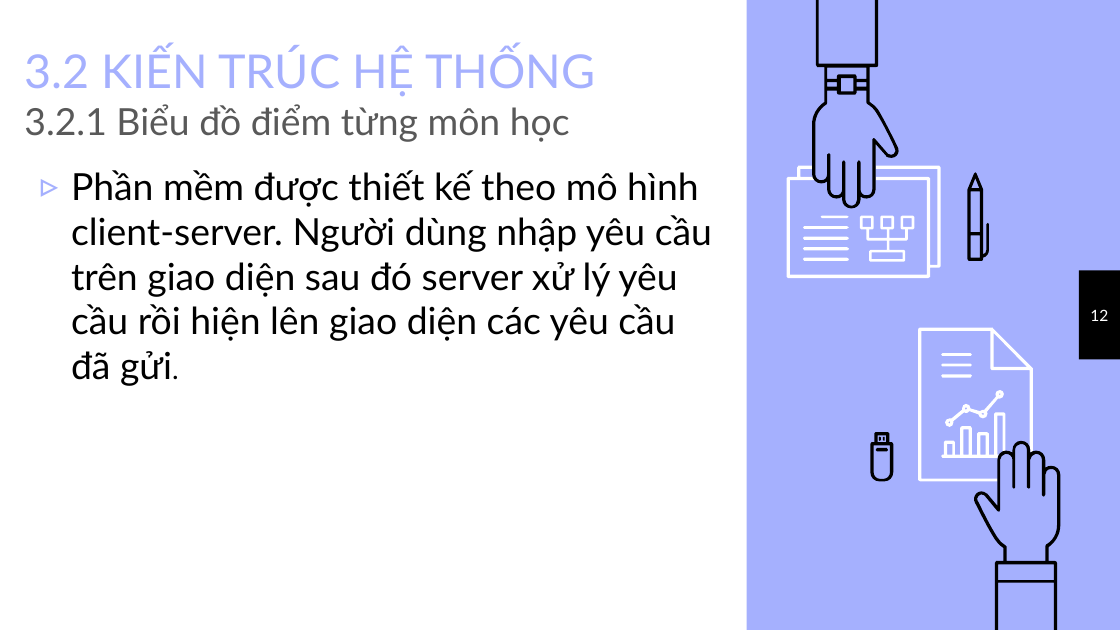
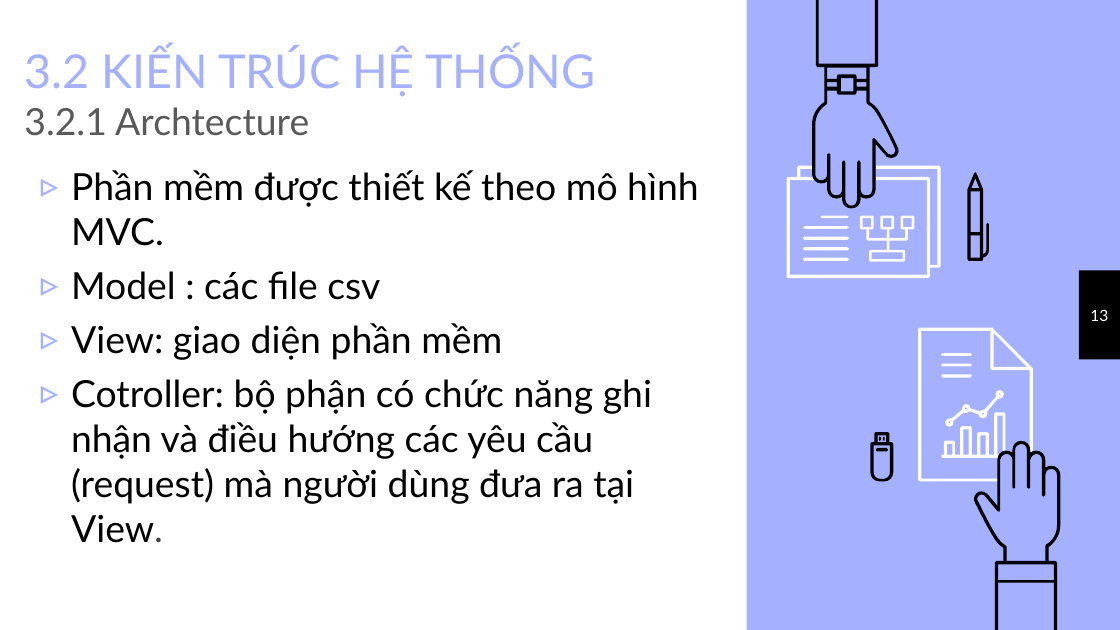
Before and after one commit to ha-duc-hai/Phan-tich-diem-thi-DH, a slide deck: slide 13 of Báo cáo KTPM.pptx (slide 12 before the commit). Drawn at 1120x630 pixels with LibreOffice and Linux fonts; fonts in the diff are those of the drawing. Boxes give left, top, right and bottom in pixels: in the first picture for what was removed or moved away, otherwise in the second. Text is boxed around its words. In the diff, an @@ line names an element or a change of style, - is before the commit and + after.

```diff
--- a/Báo cáo KTPM.pptx
+++ b/Báo cáo KTPM.pptx
@@ title at (x1=24, y1=48, x2=595, y2=136): text changed; size 24 to 30 pt; text colour #595959 to #A5B0FE @@
-3.2 KIẾN TRÚC HỆ THỐNG
-3.2.1 Biểu đồ điểm từng môn học
+3.2 KIẾN TRÚC HỆ THỐNG
+3.2.1 Archtecture
@@ text at (x1=71, y1=170, x2=698, y2=543): text changed @@
-▹ Phần mềm được thiết kế theo mô hình client-server. Người dùng nhập yêu cầu trên giao diện sau đó server xử lý yêu cầu rồi hiện lên giao diện các yêu cầu đã gửi.
+▹ Phần mềm được thiết kế theo mô hình MVC.
+▹ Model : các file csv
+▹ View: giao diện phần mềm
+▹ Cotroller: bộ phận có chức năng ghi nhận và điều hướng các yêu cầu (request) mà người dùng đưa ra tại View.
@@ page number at (x1=1090, y1=309, x2=1108, y2=321): text changed @@
-12
+13
```
Also in this commit, not shown: 6 other slides changed, 2 slides added, 2 other files.
